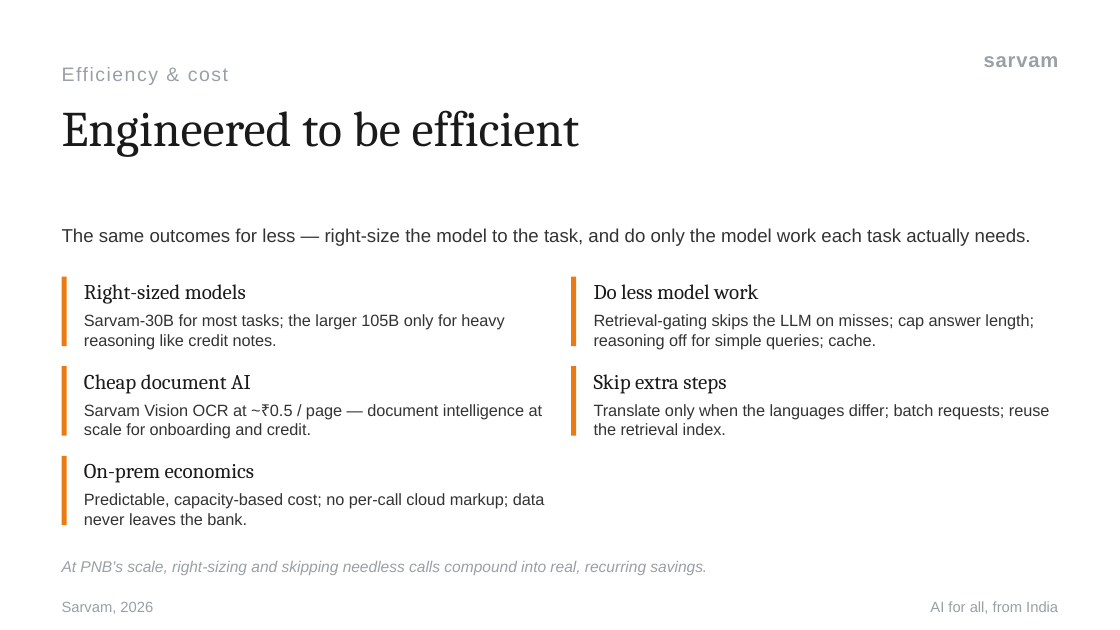
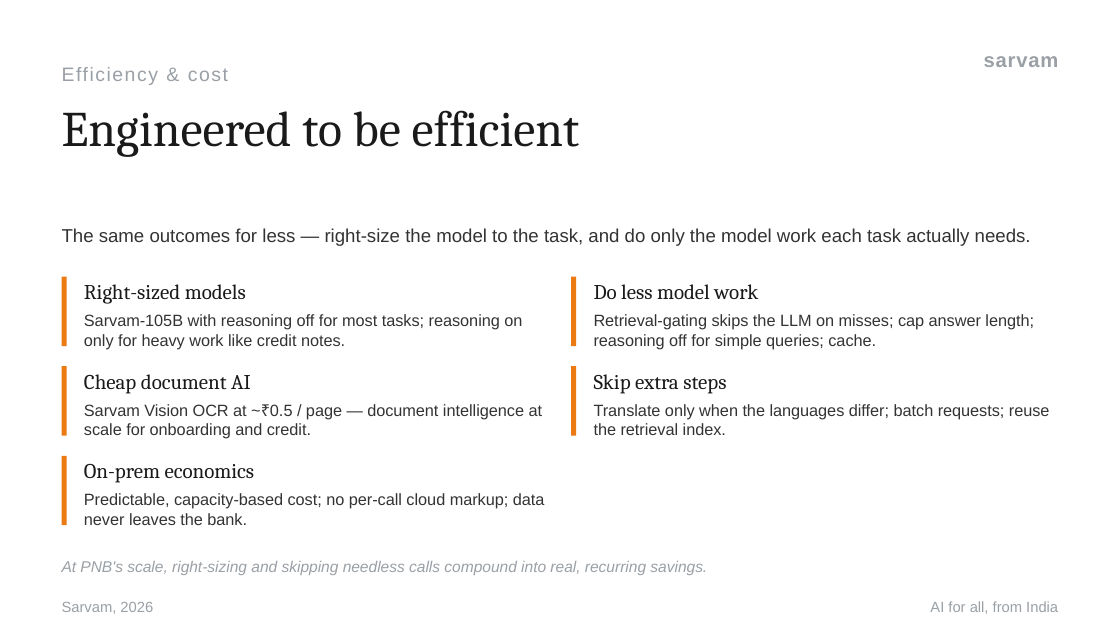
Before and after one commit to vihb09/pnb-sahayak, a slide deck: slide 14 of docs/decks/PNB-Sahayak-Platform-Vision.pptx. Drawn at 1120x630 pixels with LibreOffice and Linux fonts; fonts in the diff are those of the drawing. Boxes give left, top, right and bottom in pixels: in the first picture for what was removed or moved away, otherwise in the second. Text is boxed around its words. In the diff, an @@ line names an element or a change of style, - is before the commit and + after.

```diff
--- a/docs/decks/PNB-Sahayak-Platform-Vision.pptx
+++ b/docs/decks/PNB-Sahayak-Platform-Vision.pptx
@@ text at (x1=84, y1=314, x2=522, y2=349): text changed @@
-Sarvam-30B for most tasks; the larger 105B only for heavy reasoning like credit notes.
+Sarvam-105B with reasoning off for most tasks; reasoning on only for heavy work like credit notes.
```
Also in this commit, not shown: 9 other slides changed, 8 other files.
